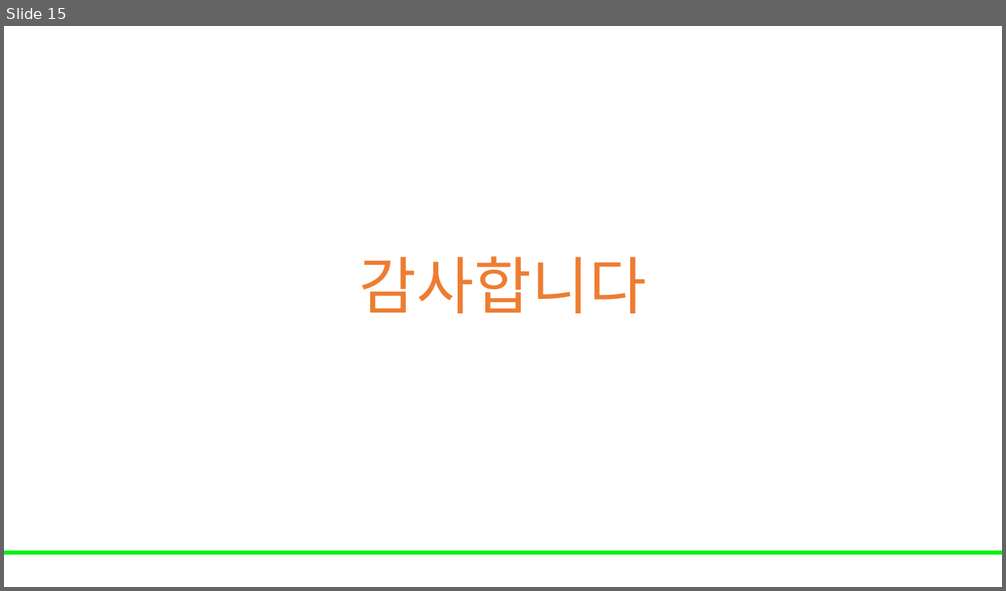
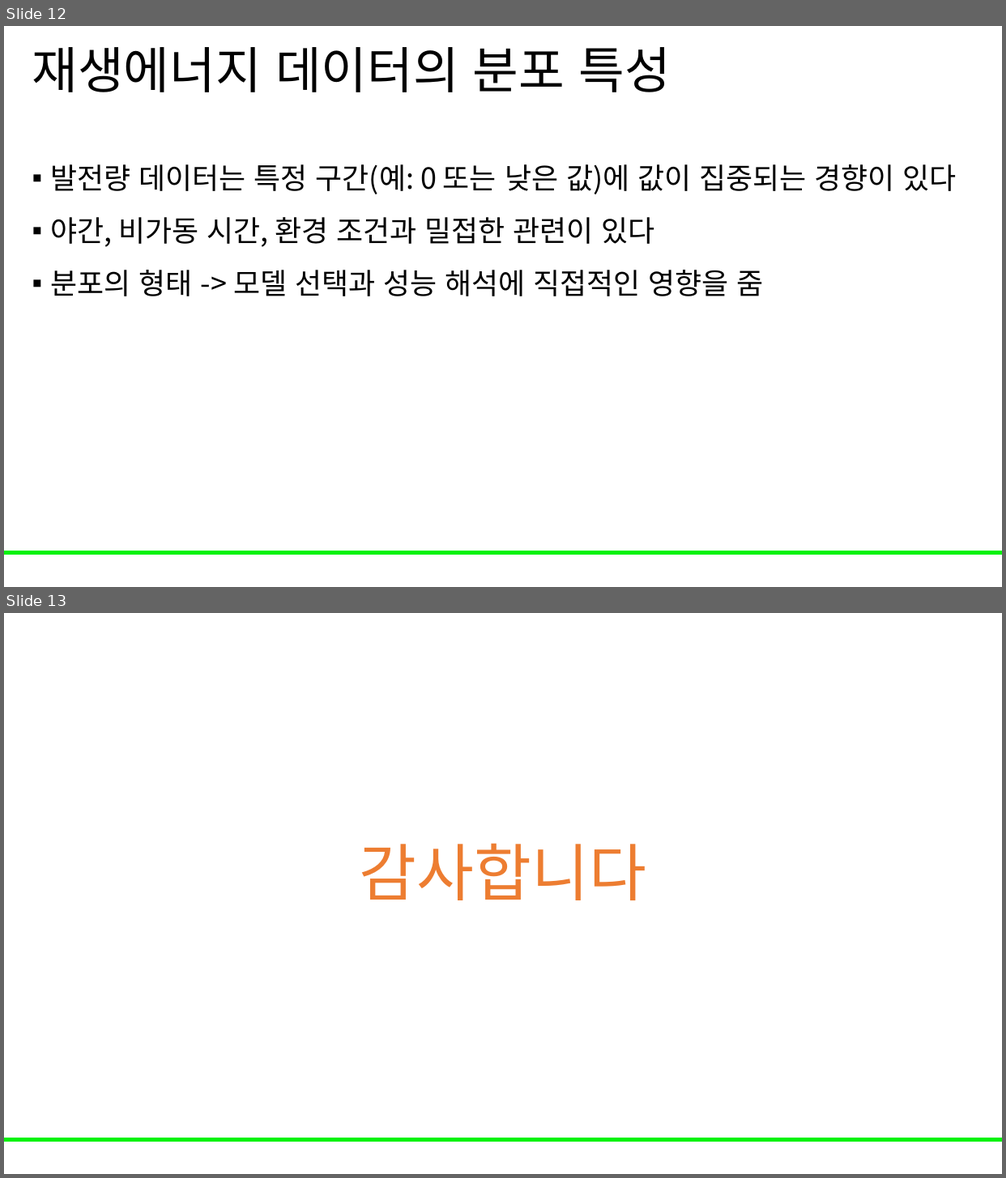
Before and after one commit to Leader-Lesson/KDT_RE_5th, a slide deck: material/5_AI/04_데이터 전처리와 EDA 기초.pptx. Shown one above the other, each under a label of ours: slide 15 before the commit, slides 12 and 13 after it. The pictures are 1006x591 and 1006x1178 pixels, drawn with LibreOffice and Linux fonts; fonts in the diff are those of the drawing; background and template pictures are left out. Boxes give left, top, right and bottom in pixels: in the first picture for what was removed or moved away, otherwise in the second. Text is boxed around its words. In the diff, an @@ line names an element or a change of style, - is before the commit and + after.

```diff
--- a/material/5_AI/04_데이터 전처리와 EDA 기초.pptx
+++ b/material/5_AI/04_데이터 전처리와 EDA 기초.pptx
@@ slide 12 added at (4, 26, 1002, 587), background #FFFFFF; not listed: 1 template element that a slide beside it also shows @@
@@ title added at (32, 47, 670, 92), 48 pt, text #000000 @@
+재생에너지 데이터의 분포 특성
@@ text added at (51, 165, 956, 297), 28 pt, text #000000 @@
+▪ 발전량 데이터는 특정 구간(예: 0 또는 낮은 값)에 값이 집중되는 경향이 있다
+▪ 야간, 비가동 시간, 환경 조건과 밀접한 관련이 있다
+▪ 분포의 형태 -> 모델 선택과 성능 해석에 직접적인 영향을 줌
@@ what was slide 15 is now slide 13 @@
```
Also in this commit, not shown: 3 slides changed, 2 other slides added, 5 slides removed.
